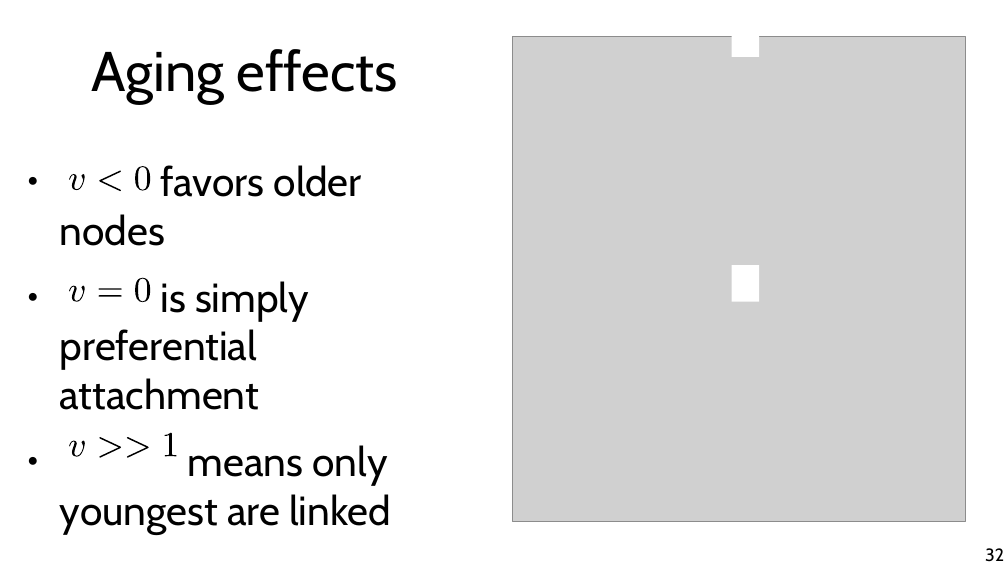
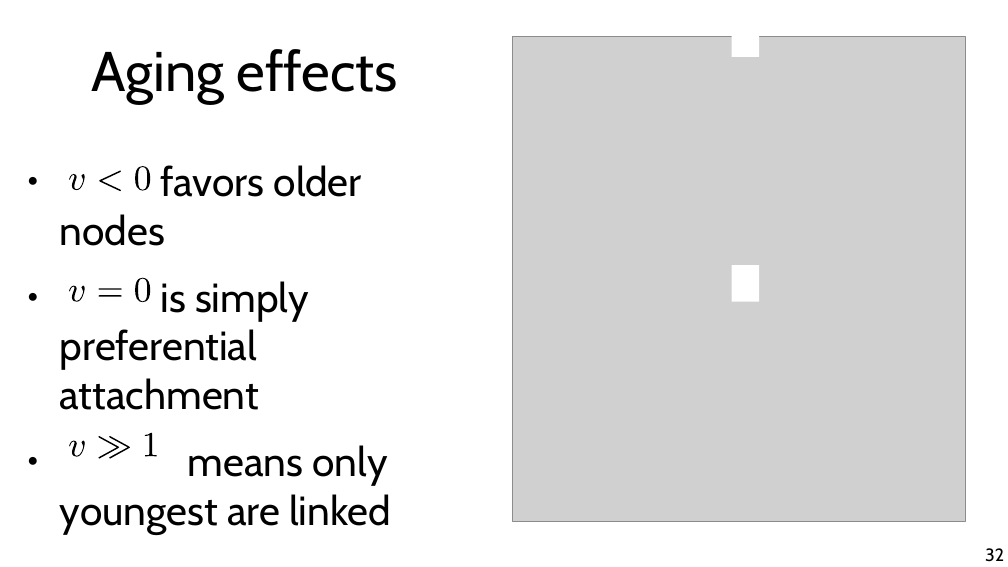
Before and after one commit to chatox/networks-science-course, a slide deck: slide 32 of theory/tt06_other_growth_models.odp. Drawn at 1008x567 pixels with LibreOffice and Linux fonts; fonts in the diff are those of the drawing; grey boxes stand for pictures. Boxes give left, top, right and bottom in pixels: in the first picture for what was removed or moved away, otherwise in the second. Text is boxed around its words. In the diff, an @@ line names an element or a change of style, - is before the commit and + after.

```diff
--- a/theory/tt06_other_growth_models.odp
+++ b/theory/tt06_other_growth_models.odp
@@ freeform shape: place and size @@
-freeform shape at <box>68,434,178,458</box>
+freeform shape at <box>68,434,159,458</box>
@@ freeform shape: place and size @@
-freeform shape at <box>100,437,122,458</box>
+freeform shape at <box>99,436,131,459</box>
@@ freeform shape removed at <box>127,437,149,458</box> @@
@@ freeform shape: place and size @@
-freeform shape at <box>165,433,177,456</box>
+freeform shape at <box>145,433,156,456</box>
```
Also in this commit, not shown: 8 other slides changed, 1 other file.
